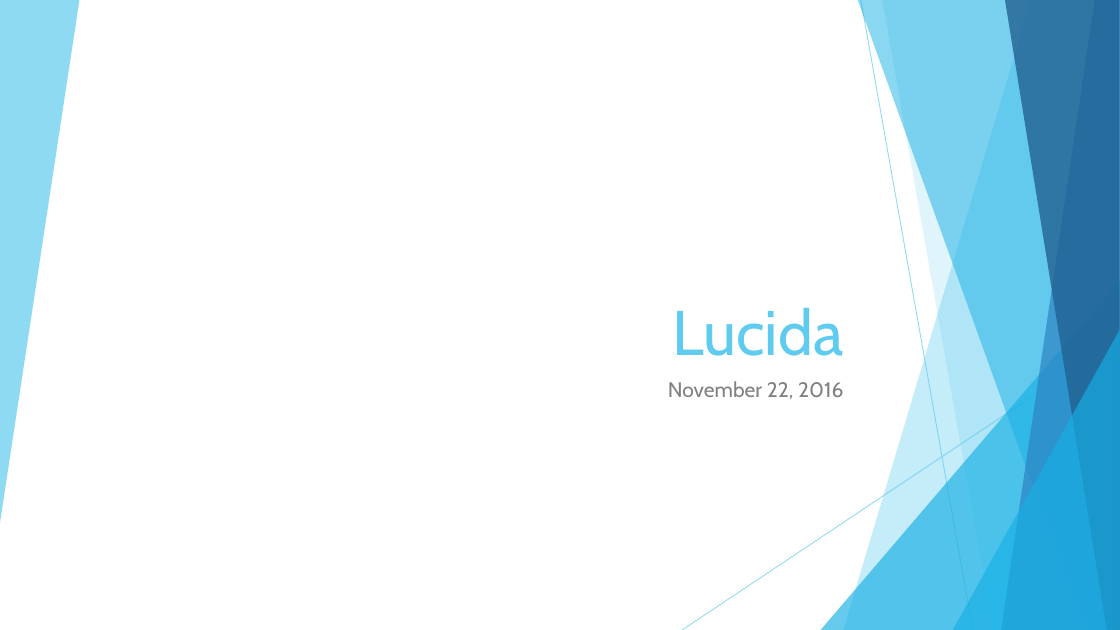
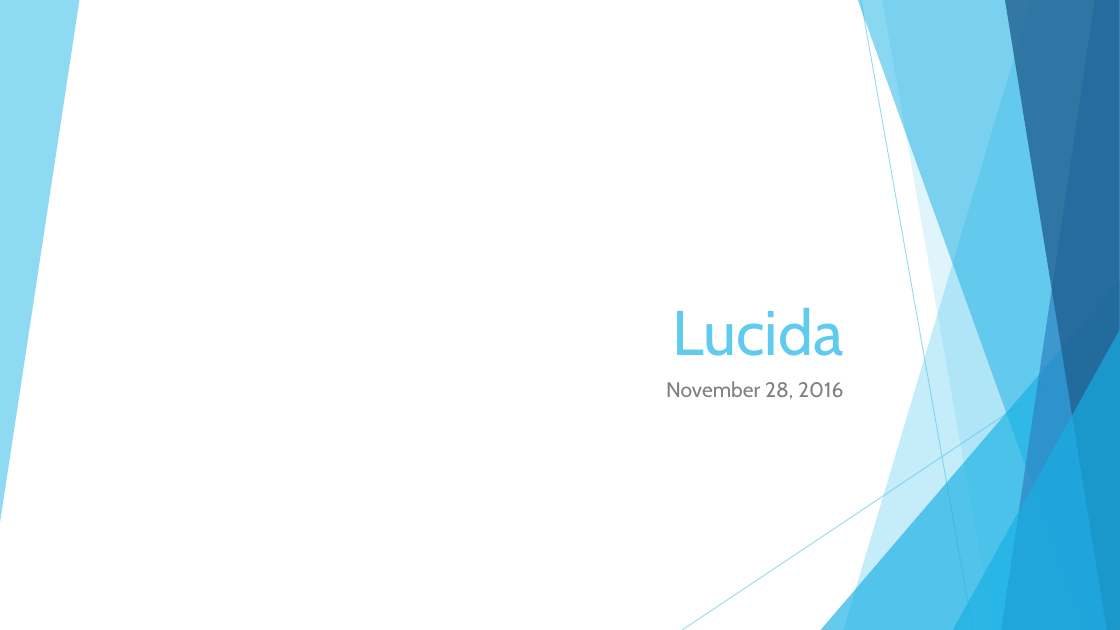
Before and after one commit to claritylab/lucida, a slide deck: slide 1 of tutorial.pptx. Drawn at 1120x630 pixels with LibreOffice and Linux fonts; fonts in the diff are those of the drawing. Boxes give left, top, right and bottom in pixels: in the first picture for what was removed or moved away, otherwise in the second. Text is boxed around its words. In the diff, an @@ line names an element or a change of style, - is before the commit and + after.

```diff
--- a/tutorial.pptx
+++ b/tutorial.pptx
@@ subtitle at [666,381,843,399]: text changed @@
-November 22, 2016
+November 28, 2016
```
Also in this commit, not shown: 1 other slide changed, 23 other files.
